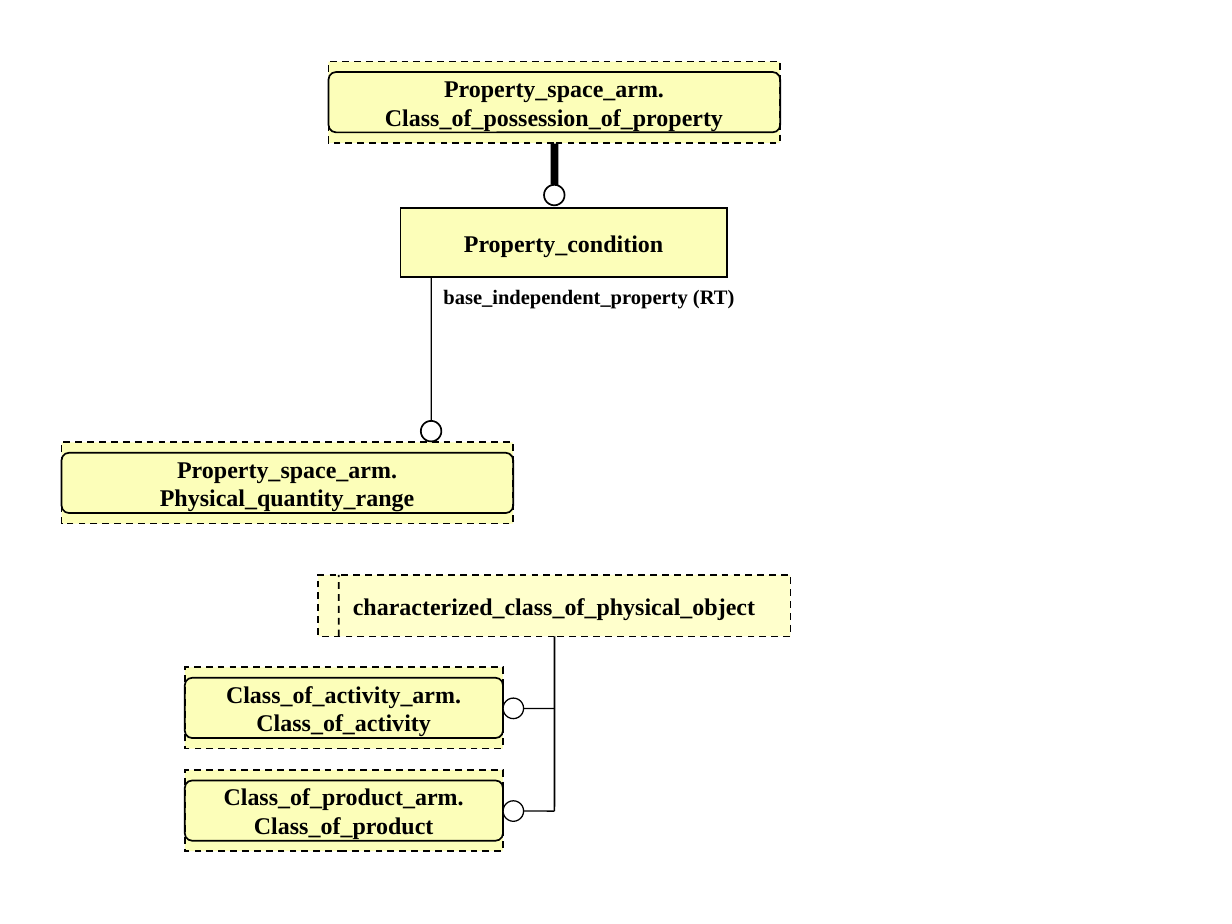
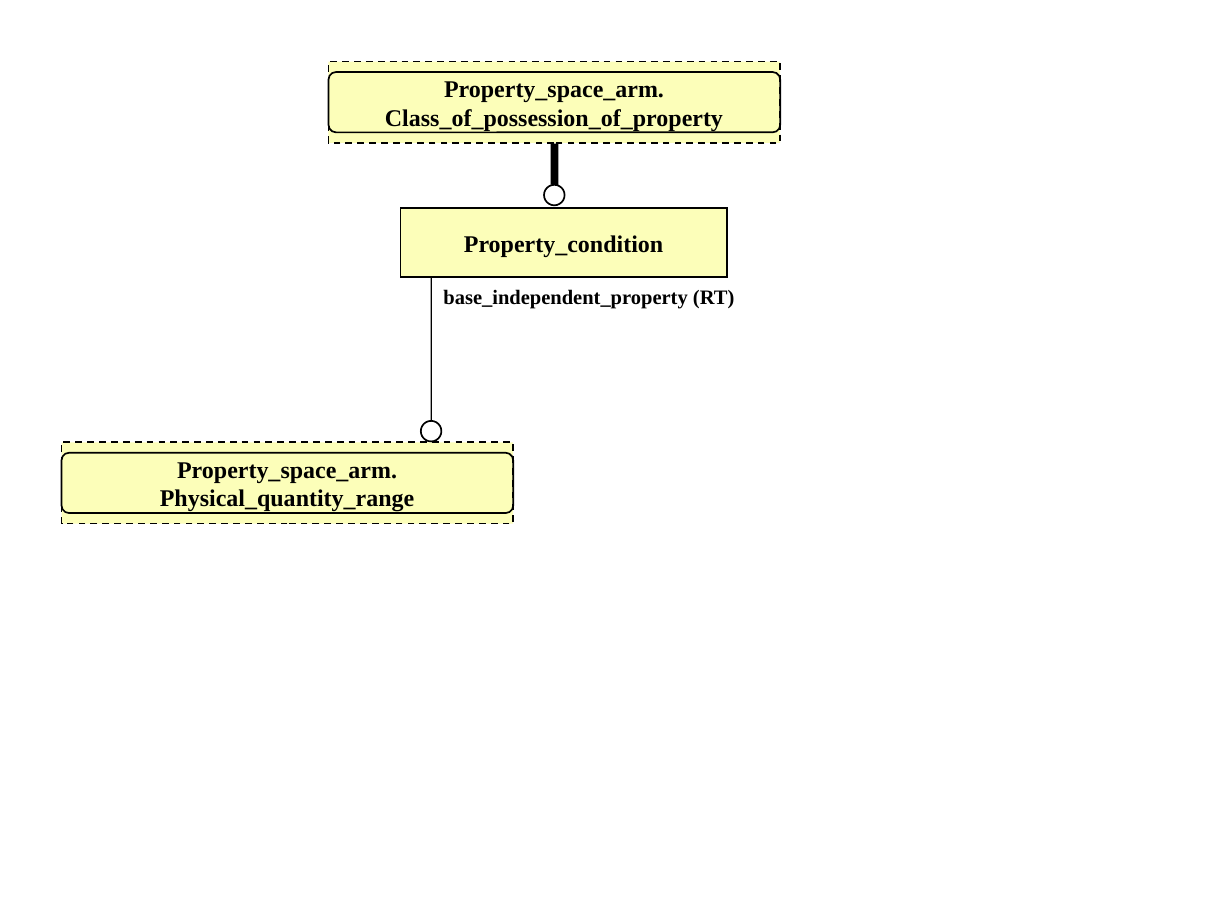
Before and after one commit to starseeker/stepmod_mirror, a slide deck: slide 2 of data/modules/property_condition/property_condition.ppt. Drawn at 1232x924 pixels with LibreOffice and Linux fonts; fonts in the diff are those of the drawing. Boxes give left, top, right and bottom in pixels: in the first picture for what was removed or moved away, otherwise in the second. Text is boxed around its words. In the diff, an @@ line names an element or a change of style, - is before the commit and + after.

```diff
--- a/data/modules/property_condition/property_condition.ppt
+++ b/data/modules/property_condition/property_condition.ppt
@@ rectangle removed at bbox=[318, 575, 790, 637] @@
-characterized_class_of_physical_object
@@ line removed from (339, 637) to (339, 575) @@
@@ line removed from (554, 811) to (554, 637) @@
@@ rectangle removed at bbox=[185, 668, 503, 749] @@
-Class_of_activity_arm.
-Class_of_activity
@@ rounded rectangle removed at bbox=[185, 678, 503, 738] @@
@@ ellipse removed at bbox=[503, 699, 524, 719] @@
@@ line removed from (524, 708) to (554, 708) @@
@@ rectangle removed at bbox=[185, 770, 503, 851] @@
-Class_of_product_arm.
-Class_of_product
@@ rounded rectangle removed at bbox=[185, 781, 503, 841] @@
@@ ellipse removed at bbox=[503, 801, 524, 822] @@
@@ line removed from (524, 811) to (554, 811) @@
```
Also in this commit, not shown: 8 other files.
